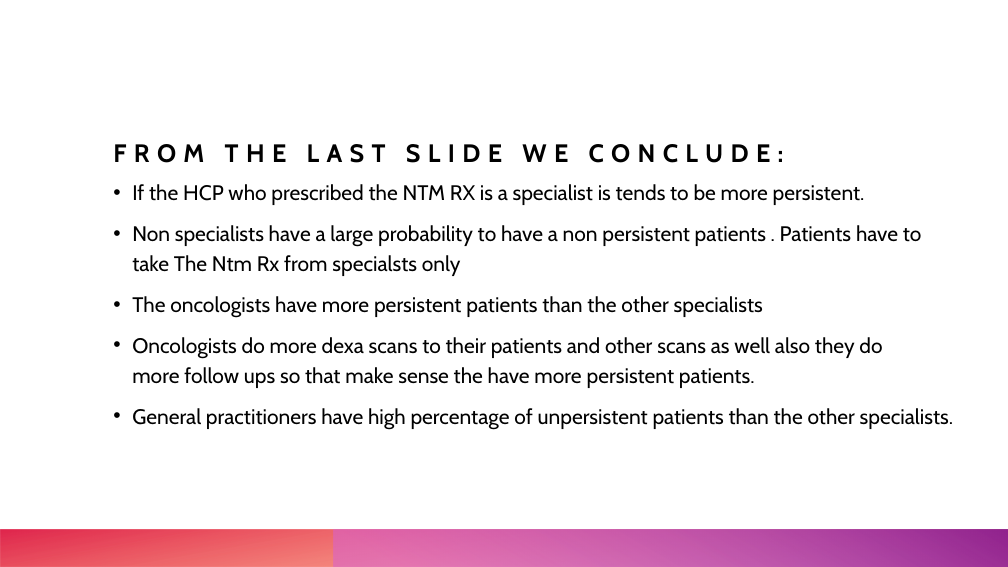
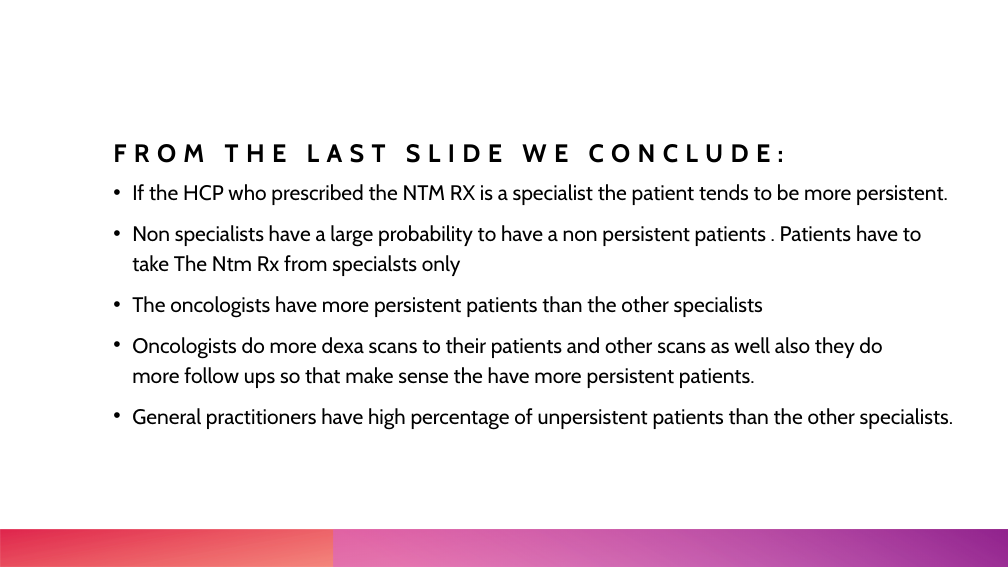
Before and after one commit to mohamedsiika/Persistency-of-the-drug, a slide deck: slide 7 of EDA/eda.pptx. Drawn at 1008x567 pixels with LibreOffice and Linux fonts; fonts in the diff are those of the drawing. Boxes give left, top, right and bottom in pixels: in the first picture for what was removed or moved away, otherwise in the second. Text is boxed around its words. In the diff, an @@ line names an element or a change of style, - is before the commit and + after.

```diff
--- a/EDA/eda.pptx
+++ b/EDA/eda.pptx
@@ text at box(132, 184, 948, 205): text changed @@
-• If the HCP who prescribed the NTM RX is a specialist is tends to be more persistent.
+• If the HCP who prescribed the NTM RX is a specialist the patient tends to be more persistent.
```
Also in this commit, not shown: 1 other slide changed.
